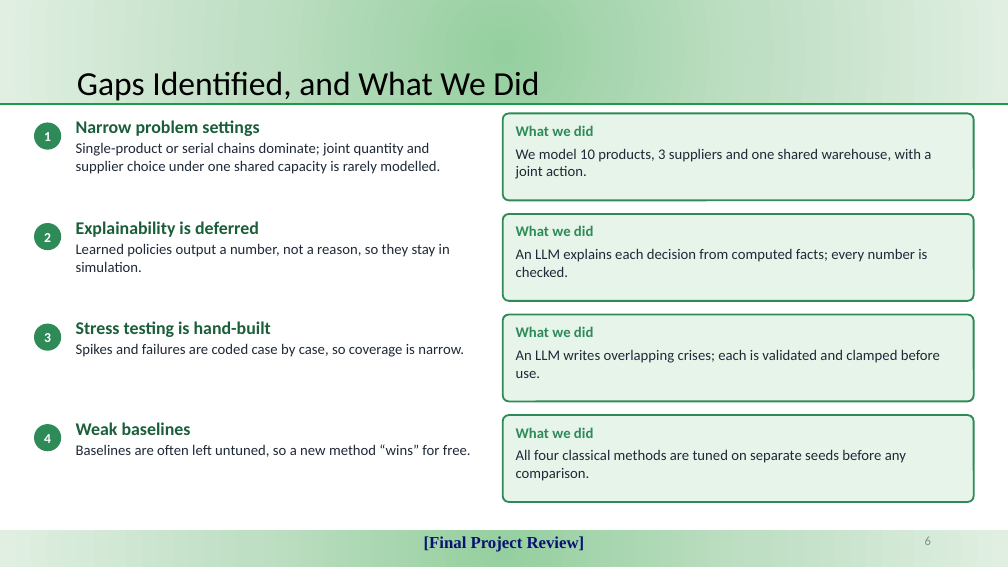
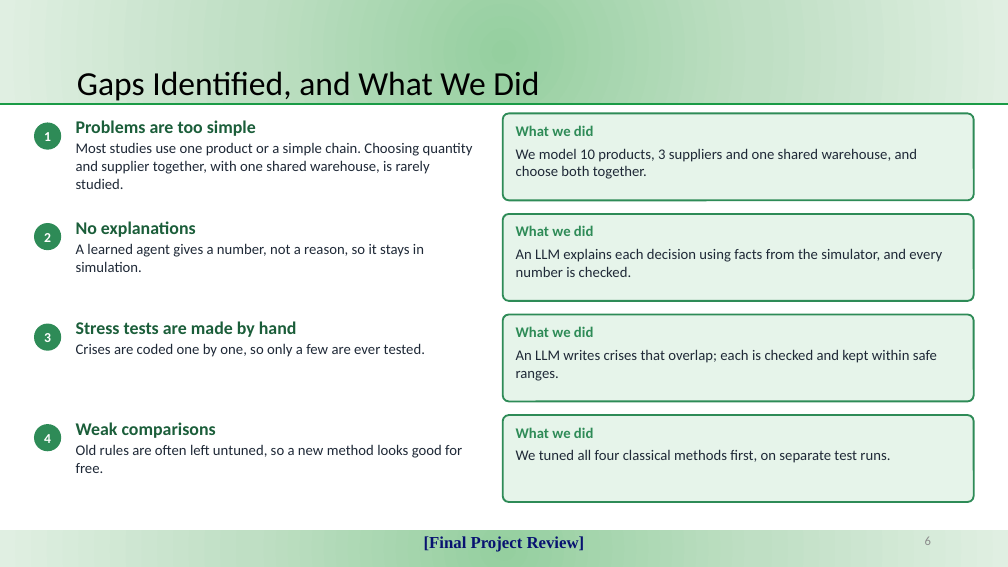
Before and after one commit to KJSK-Koushik/Supply-AI-RL-Explainable-supply-chain-Optimisation, a slide deck: slide 6 of reports/SupplyAI-RL_Final_Project_Review.pptx. Drawn at 1008x567 pixels with LibreOffice and Linux fonts; fonts in the diff are those of the drawing. Boxes give left, top, right and bottom in pixels: in the first picture for what was removed or moved away, otherwise in the second. Text is boxed around its words. In the diff, an @@ line names an element or a change of style, - is before the commit and + after.

Commit message:
Rewrite the final-review deck text in simpler words
Same slides, layout and numbers. Plain-English wording for the introduction,
problem, gaps, objectives, methodology, dataset, baselines, explainer,
crisis, dashboard, results and conclusion slides and for the three
infographics (architecture, agent loop, explainer pipeline). Technical terms
are kept but explained where they first appear.

scripts/simplify_deck_text.py records the edit. It rewrites text in place and
is not a build step.

```diff
--- a/reports/SupplyAI-RL_Final_Project_Review.pptx
+++ b/reports/SupplyAI-RL_Final_Project_Review.pptx
@@ text at (x1=76, y1=120, x2=473, y2=189): text changed @@
-Narrow problem settings
-Single-product or serial chains dominate; joint quantity and supplier choice under one shared capacity is rarely modelled.
+Problems are too simple
+Most studies use one product or a simple chain. Choosing quantity and supplier together, with one shared warehouse, is rarely studied.
@@ text at (x1=516, y1=148, x2=918, y2=179): text changed @@
-We model 10 products, 3 suppliers and one shared warehouse, with a joint action.
+We model 10 products, 3 suppliers and one shared warehouse, and choose both together.
@@ text at (x1=76, y1=221, x2=424, y2=272): text changed @@
-Explainability is deferred
-Learned policies output a number, not a reason, so they stay in simulation.
+No explanations
+A learned agent gives a number, not a reason, so it stays in simulation.
@@ text at (x1=516, y1=248, x2=942, y2=277): text changed @@
-An LLM explains each decision from computed facts; every number is checked.
+An LLM explains each decision using facts from the simulator, and every number is checked.
@@ text at (x1=76, y1=321, x2=425, y2=357): text changed @@
-Stress testing is hand-built
-Spikes and failures are coded case by case, so coverage is narrow.
+Stress tests are made by hand
+Crises are coded one by one, so only a few are ever tested.
@@ text at (x1=516, y1=349, x2=937, y2=381): text changed @@
-An LLM writes overlapping crises; each is validated and clamped before use.
+An LLM writes crises that overlap; each is checked and kept within safe ranges.
@@ text at (x1=76, y1=422, x2=462, y2=473): text changed @@
-Weak baselines
-Baselines are often left untuned, so a new method “wins” for free.
+Weak comparisons
+Old rules are often left untuned, so a new method looks good for free.
@@ text at (x1=516, y1=449, x2=890, y2=463): text changed @@
-All four classical methods are tuned on separate seeds before any comparison.
+We tuned all four classical methods first, on separate test runs.
```
Also in this commit, not shown: 19 other slides changed, 7 other files.
